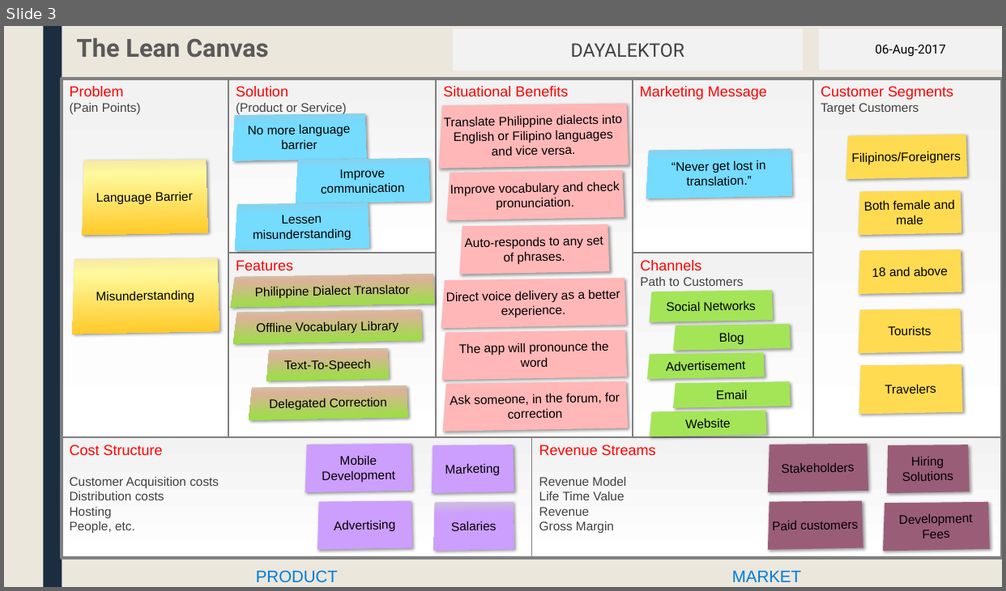
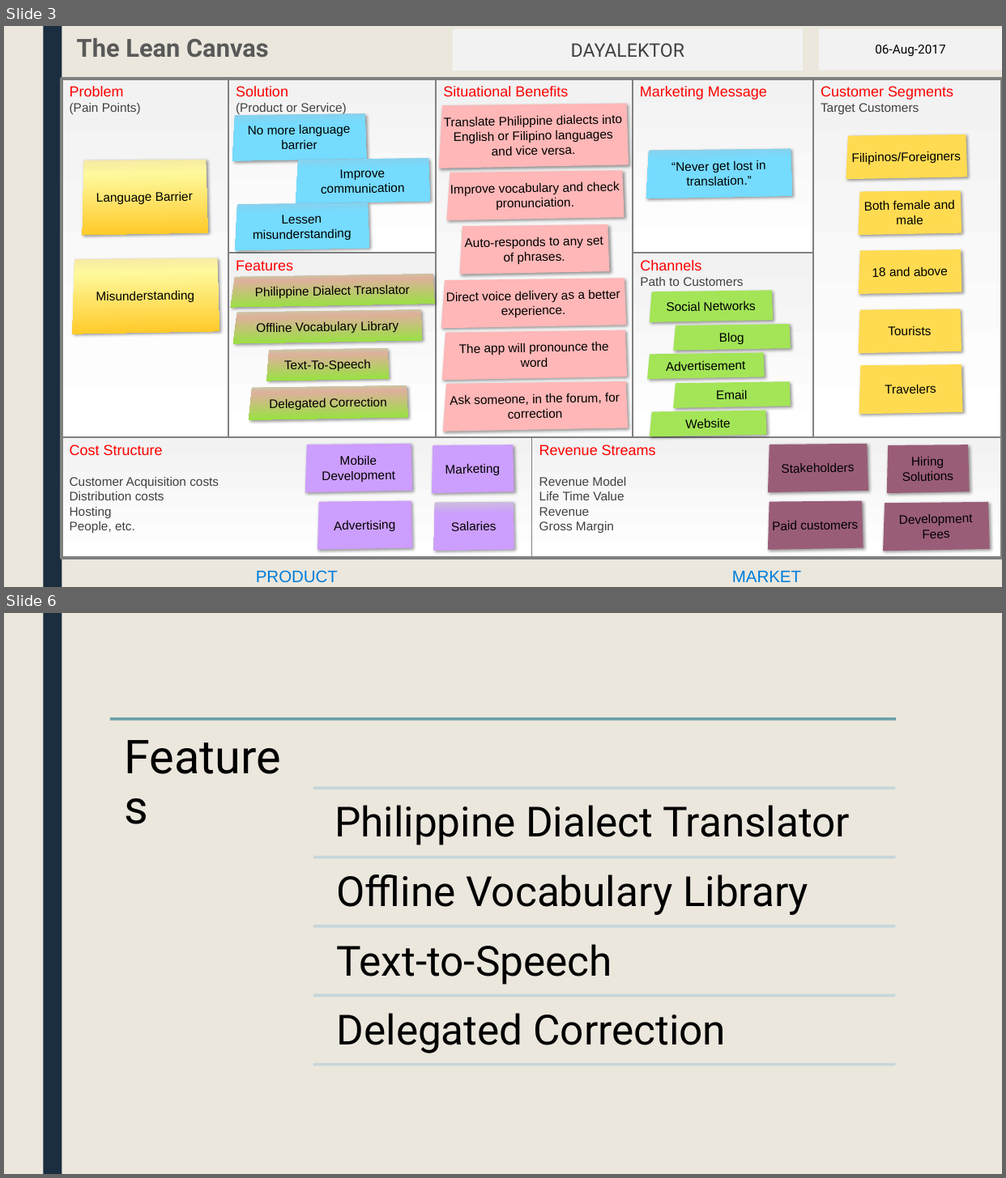
Before and after one commit to mlbelchez/Project---TENTREP, a slide deck: Presentation/PPT/Presentation 2.pptx. Shown one above the other, each under a label of ours: slide 3 before the commit, slides 3 and 6 after it; the slides between them are not shown. The pictures are 1006x591 and 1006x1178 pixels, drawn with LibreOffice and Linux fonts; fonts in the diff are those of the drawing. Boxes give left, top, right and bottom in pixels: in the first picture for what was removed or moved away, otherwise in the second. Text is boxed around its words. In the diff, an @@ line names an element or a change of style, - is before the commit and + after.

```diff
--- a/Presentation/PPT/Presentation 2.pptx
+++ b/Presentation/PPT/Presentation 2.pptx
@@ slide 6 added at (4, 613, 1002, 1174), background #EBE7DD; not listed: 1 template element that a slide beside it also shows @@
@@ group added at (110, 719, 897, 1069): 6 lines, 5 texts @@
+Features
+Philippine Dialect Translator
+Offline Vocabulary Library
+Text-to-Speech
+Delegated Correction
```
Also in this commit, not shown: 7 slides changed, 9 other slides added, 1 other file.
